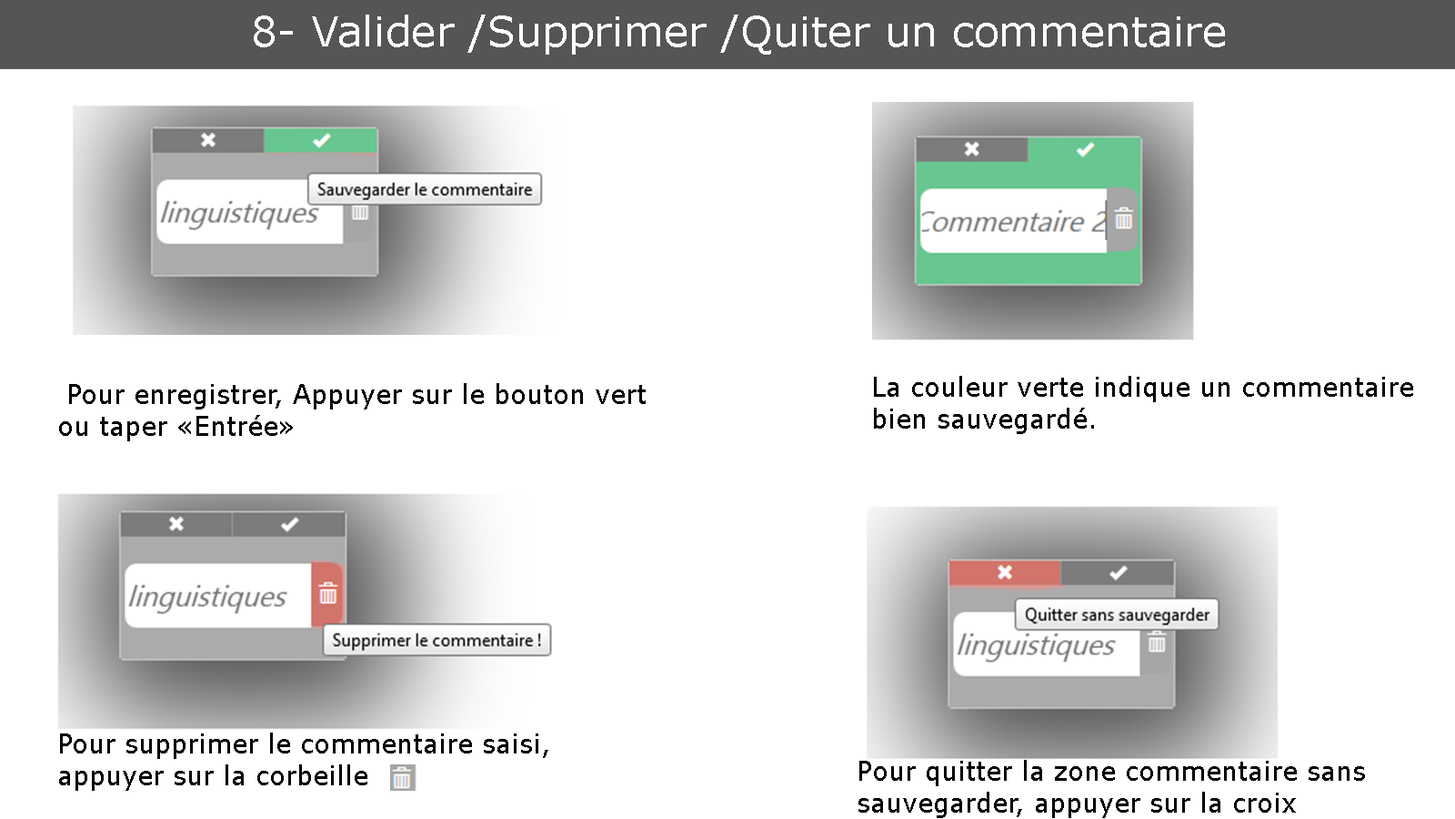
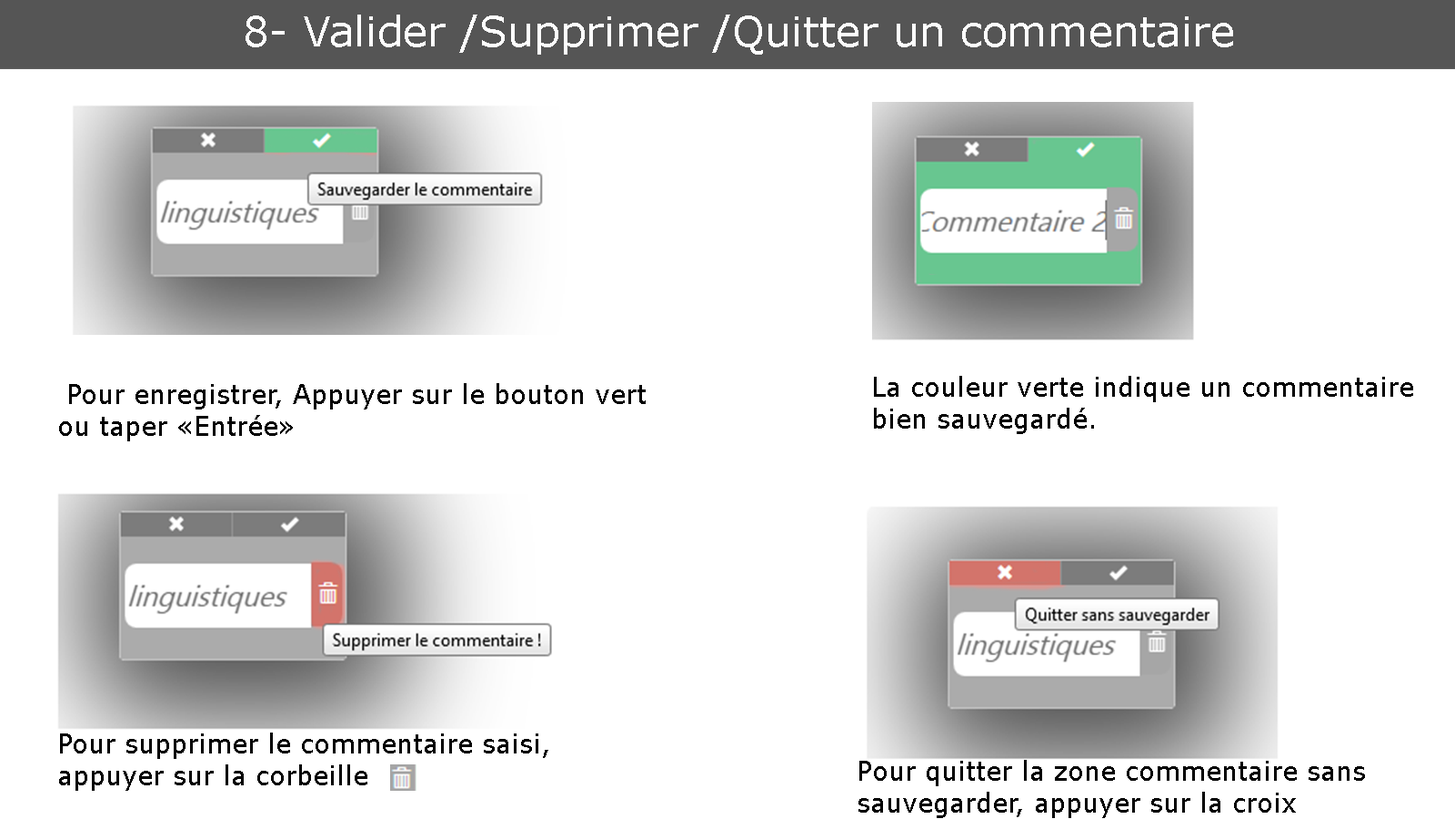
The second 1455px x 819px image is a revision of the first. Changes to its layers:
renamed "8- Valider /Supprimer /Quiter un commentaire" to "8- Valider /Supprimer /Quitter un commentaire", painted on it over [245,14,1234,55]
